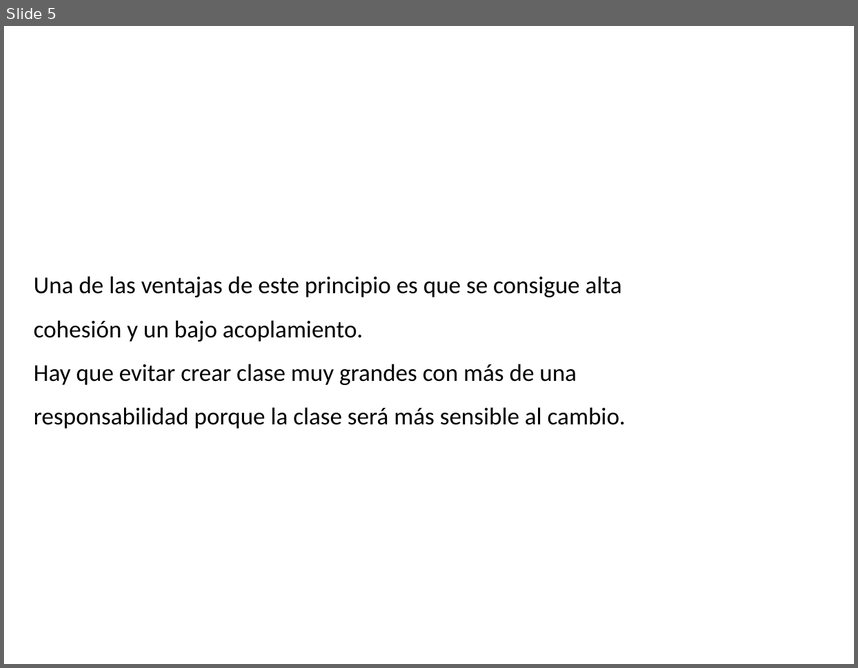
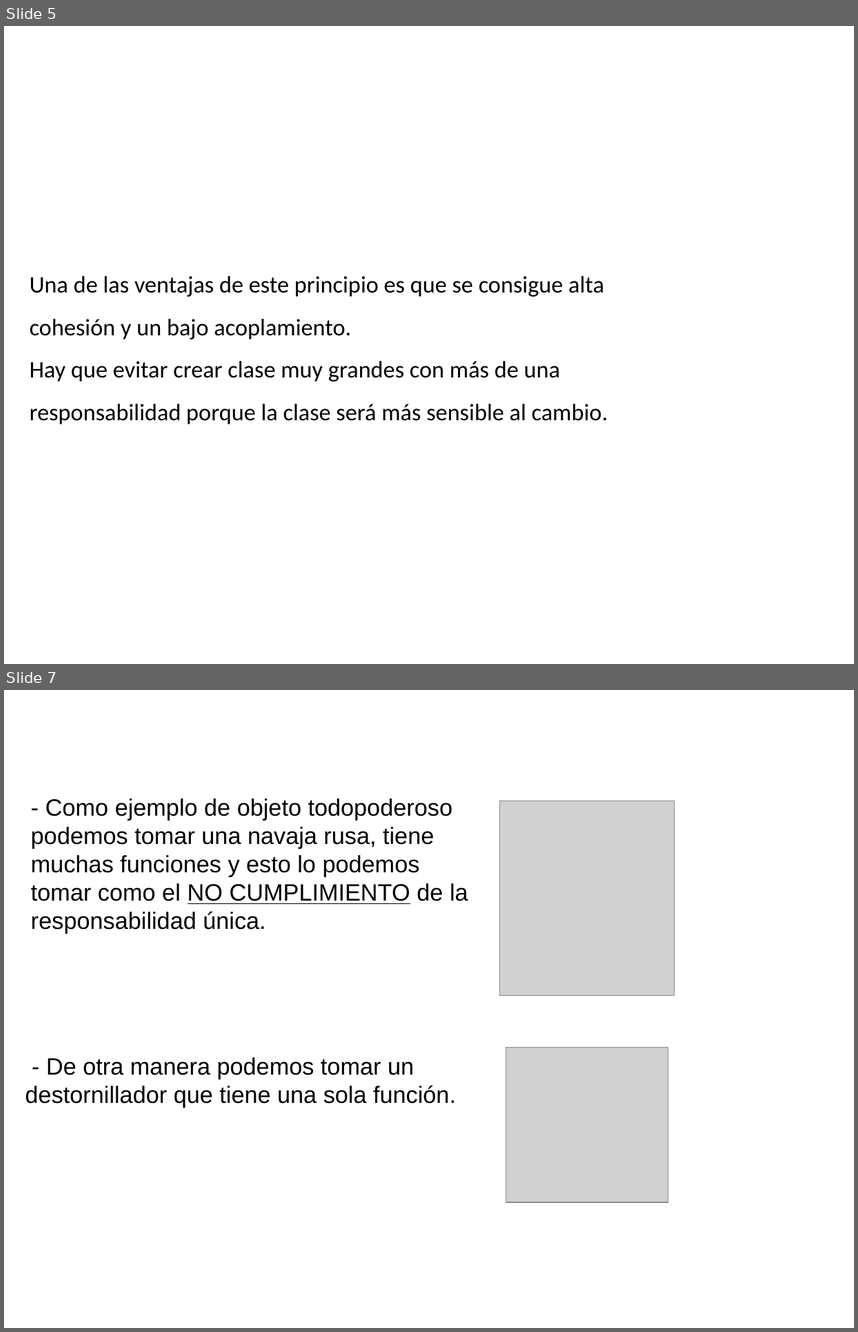
Before and after one commit to Ponchiux0710/investigation-bravo, a slide deck: Documents/Presentacion Responsabilidad Unica Grupo Bravo.pptx. Shown one above the other, each under a label of ours: slide 5 before the commit, slides 5 and 7 after it; the slides between them are not shown. The pictures are 858x668 and 858x1332 pixels, drawn with LibreOffice and Linux fonts; fonts in the diff are those of the drawing; grey boxes stand for pictures; background and template pictures are left out. Boxes give left, top, right and bottom in pixels: in the first picture for what was removed or moved away, otherwise in the second. Text is boxed around its words. In the diff, an @@ line names an element or a change of style, - is before the commit and + after.

Commit message:
edicion Presentacion Responsabilidad Unica Grupo Bravo.pptx

```diff
--- a/Documents/Presentacion Responsabilidad Unica Grupo Bravo.pptx
+++ b/Documents/Presentacion Responsabilidad Unica Grupo Bravo.pptx
@@ slide 7 added at (4,690,854,1328), background picture (left out) @@
@@ text added at (31,798,468,934), 20 pt, text #000000 @@
+- Como ejemplo de objeto todopoderoso podemos tomar una navaja rusa, tiene muchas funciones y esto lo podemos tomar como el NO CUMPLIMIENTO de la responsabilidad única.
@@ picture added at (499,800,674,995) @@
@@ text added at (25,1057,456,1107), 20 pt, text #000000 @@
+- De otra manera podemos tomar un destornillador que tiene una sola función.
@@ picture added at (506,1047,668,1202) @@
@@ slide 5 changed as well @@
@@ text "Una de las ventajas de ..." at (30,276,608,424): size 20.5 to 20 pt @@
```
Also in this commit, not shown: 4 other slides changed, 2 other slides added.
